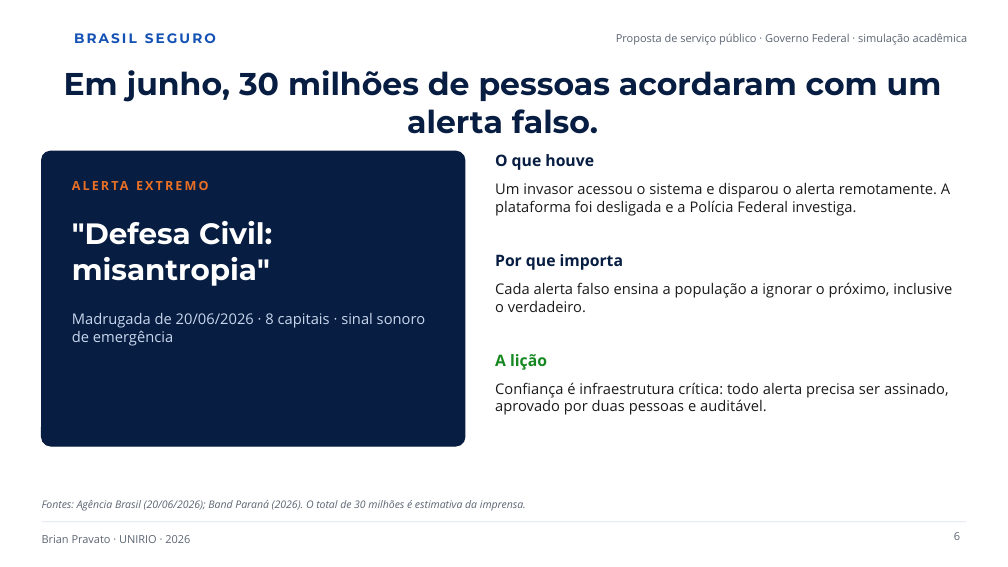
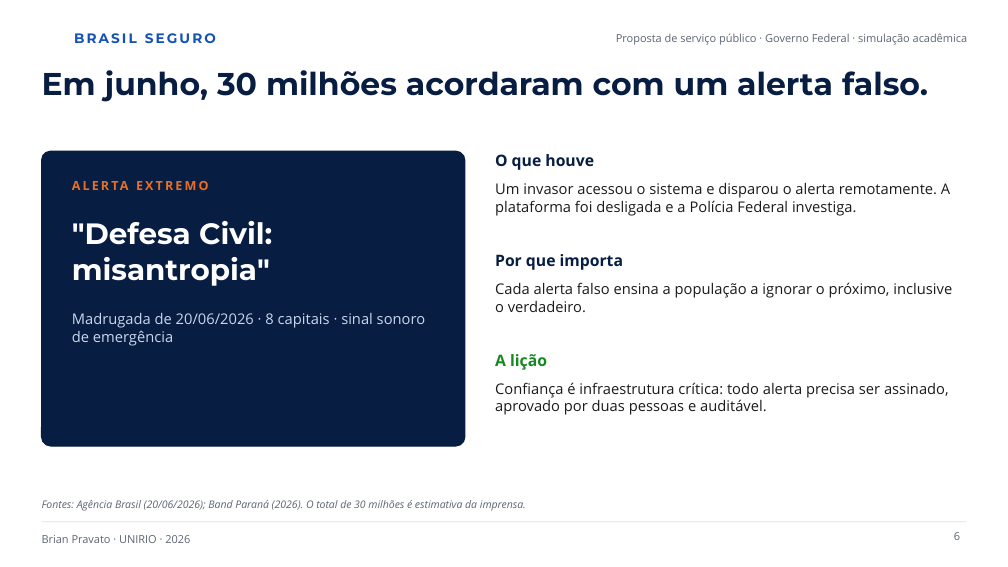
Before and after one commit to kbrianps/brasil-seguro, a slide deck: slide 6 of brasil-seguro.pptx. Drawn at 1008x567 pixels with LibreOffice and Linux fonts; fonts in the diff are those of the drawing; background and template pictures are left out. Boxes give left, top, right and bottom in pixels: in the first picture for what was removed or moved away, otherwise in the second. Text is boxed around its words. In the diff, an @@ line names an element or a change of style, - is before the commit and + after.

```diff
--- a/brasil-seguro.pptx
+++ b/brasil-seguro.pptx
@@ title at (x1=42, y1=70, x2=928, y2=102): text changed @@
-Em junho, 30 milhões de pessoas acordaram com um alerta falso.
+Em junho, 30 milhões acordaram com um alerta falso.
```
Also in this commit, not shown: 13 other slides changed, 1 slide added, 2 other files.
